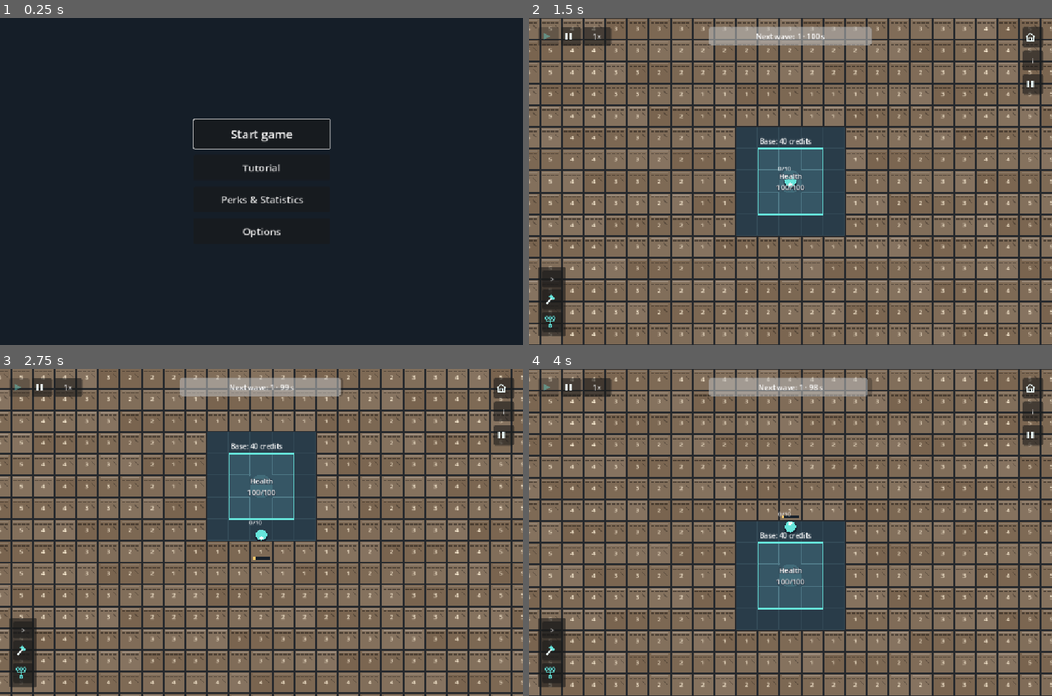
Above: before the commit, frames 1-4 (two rows, left to right).
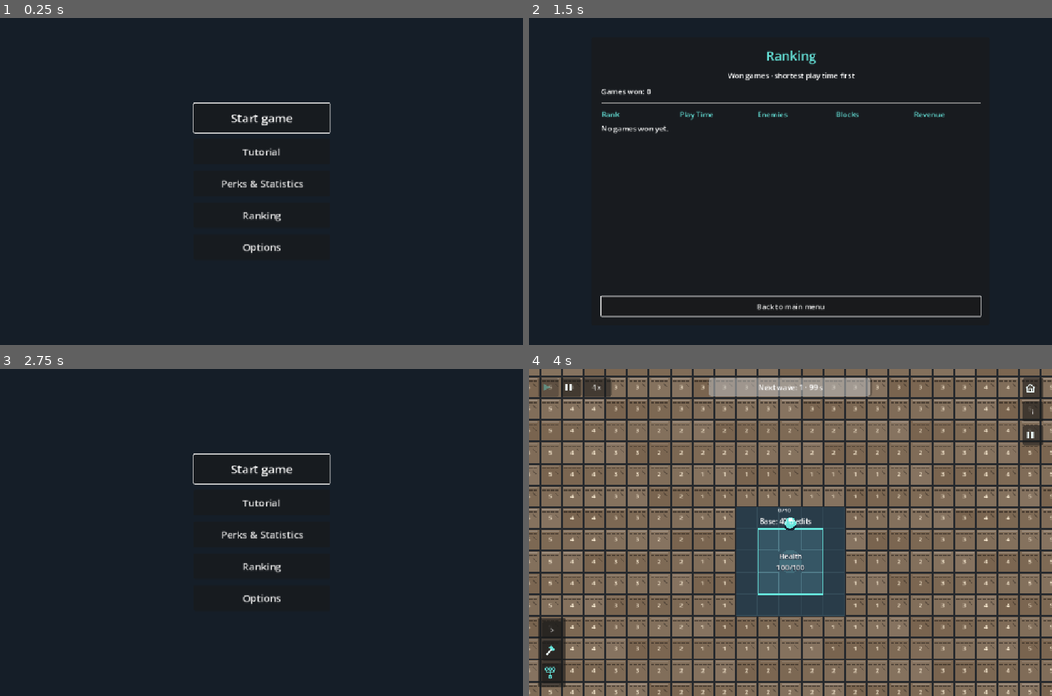
Above: after the commit, the same moments.

Repository: FutuRazor/miner
Game: Godot game, scene res://scenes/start_menu.tscn
Same seed, same stepped clock (60 frames per second), same inputs: the game is played once before the commit and once after it.
Inputs (mouse positions are in pixels of both pictures, inside the frame that each line leads up to):
- Up to frame 1 (0.25 s): no input
- Up to frame 2 (1.5 s): click (790, 214) at 0.5 s, where only the run after the commit has a clickable "Ranking"; click (790, 132) at 1.25 s, where only the run before the commit has a clickable "Start game"
- Up to frame 3 (2.75 s): click (261, 656) at 2 s, where only the run after the commit has a clickable "Back to main menu"
- Up to frame 4 (4 s): click (790, 470) at 2.75 s, where only the run after the commit has a clickable "Start game"; tap Enter at 3.5 s; move the mouse to (764, 597) at 3.52 s; hold Up (ui_up) from 3.53 s (still down); tap E at 3.6 s; click (764, 597) at 3.67 s; tap Space at 3.77 s

The runs differ from the first frame. In frame 1, 1.6% of the frame differs, in the area x 36-64%, y 25-73%; in frame 2, 84%, in the area x 0-100%, y 0-100%; in frame 3, 84%; in frame 4, 33%.

Commit message:
Add ranking feature with victory tracking and UI integration
- Implemented a new ranking screen to display won games sorted by shortest playtime.
- Added functionality to record victories in the meta stats, including duration, enemies defeated, blocks mined, and revenue.
- Updated localization files to include new strings for ranking and victory messages.
- Modified the start menu to include a button for accessing the ranking screen.
- Enhanced the world script to record victories upon game completion.
- Created a new scene for the ranking screen and connected it to the main game flow.
- Added tests to ensure the ranking system works correctly, including victory recording and UI navigation.

Diff:
--- /dev/null
+++ b/scenes/ranking.tscn
@@ -0,0 +1,12 @@
+[gd_scene load_steps=2 format=3]
+
+[ext_resource type="Script" path="res://scripts/ranking_screen.gd" id="1"]
+
+[node name="Ranking" type="Control"]
+layout_mode = 3
+anchors_preset = 15
+anchor_right = 1.0
+anchor_bottom = 1.0
+grow_horizontal = 2
+grow_vertical = 2
+script = ExtResource("1")
--- a/scenes/start_menu.tscn
+++ b/scenes/start_menu.tscn
@@ -51,6 +51,12 @@
 theme_override_font_sizes/font_size = 22
 text = "Perks & Statistik"
 
+[node name="RankingButton" type="Button" parent="Center/Menu"]
+custom_minimum_size = Vector2(300, 56)
+layout_mode = 2
+theme_override_font_sizes/font_size = 22
+text = "Ranking"
+
 [node name="OptionsButton" type="Button" parent="Center/Menu"]
 custom_minimum_size = Vector2(300, 56)
 layout_mode = 2
@@ -61,3 +67,5 @@
 [connection signal="pressed" from="Center/Menu/TutorialButton" to="." method="_start_tutorial"]
 [connection signal="pressed" from="Center/Menu/StatsButton" to="." method="_open_statistics"]
 [connection signal="pressed" from="Center/Menu/OptionsButton" to="." method="_open_options"]
+
+[connection signal="pressed" from="Center/Menu/RankingButton" to="." method="_open_ranking"]
--- a/scripts/meta_stats.gd
+++ b/scripts/meta_stats.gd
@@ -7,6 +7,7 @@
 var persistence_enabled := true
 var collected_by_hardness: Dictionary = {}
 var destroyed_by_hardness: Dictionary = {}
+var victories: Array = []
 var enemy_drones_defeated := 0
 var load_warning := ""
 var save_error := ""
@@ -34,6 +35,28 @@
 	_mark_dirty()
 
 
+func record_victory(duration: float, enemies: int, blocks: int, revenue: int) -> void:
+	victories.append({"duration": duration, "enemies": enemies, "blocks": blocks, "revenue": revenue})
+	victories.sort_custom(func(a: Dictionary, b: Dictionary) -> bool: return a.duration < b.duration)
+	_mark_dirty()
+	save_now()
+
+
+func _valid_victories(value: Variant) -> bool:
+	if not value is Array:
+		return false
+	for entry in value:
+		if not entry is Dictionary:
+			return false
+		var duration: Variant = entry.get("duration")
+		if not (typeof(duration) == TYPE_INT or typeof(duration) == TYPE_FLOAT) or not is_finite(float(duration)) or float(duration) < 0:
+			return false
+		for key in ["enemies", "blocks", "revenue"]:
+			if not _valid_count(entry.get(key)):
+				return false
+	return true
+
+
 func _mark_dirty() -> void:
 	if not dirty:
 		save_delay = 0.5
@@ -96,10 +119,13 @@
 	for key in parsed.destroyed_by_hardness:
 		if int(parsed.destroyed_by_hardness[key]) > int(parsed.collected_by_hardness.get(key, 0)):
 			return {}
+	if not _valid_victories(parsed.get("victories", [])):
+		return {}
 	return parsed
 
 
 func load_stats() -> void:
+	victories = []
 	collected_by_hardness = {}
 	destroyed_by_hardness = {}
 	enemy_drones_defeated = 0
@@ -114,6 +140,8 @@
 		if FileAccess.file_exists(storage_path) or FileAccess.file_exists(storage_path + ".bak"):
 			load_warning = tr("Die gespeicherte Statistik konnte nicht gelesen werden. Beschädigte Dateien bleiben zur Wiederherstellung erhalten.")
 		return
+	victories = snapshot.get("victories", [])
+	victories.sort_custom(func(a: Dictionary, b: Dictionary) -> bool: return a.duration < b.duration)
 	for key in snapshot.collected_by_hardness:
 		collected_by_hardness[key] = int(snapshot.collected_by_hardness[key])
 	for key in snapshot.destroyed_by_hardness:
@@ -132,7 +160,7 @@
 	var file := FileAccess.open(temporary, FileAccess.WRITE)
 	if file == null:
 		return _save_failed(FileAccess.get_open_error())
-	file.store_string(JSON.stringify({"version": SAVE_VERSION, "collected_by_hardness": collected_by_hardness, "destroyed_by_hardness": destroyed_by_hardness, "enemy_drones_defeated": enemy_drones_defeated}, "\t"))
+	file.store_string(JSON.stringify({"version": SAVE_VERSION, "victories": victories, "collected_by_hardness": collected_by_hardness, "destroyed_by_hardness": destroyed_by_hardness, "enemy_drones_defeated": enemy_drones_defeated}, "\t"))
 	file.flush()
 	error = file.get_error()
 	file.close()
--- /dev/null
+++ b/scripts/ranking_screen.gd
@@ -0,0 +1,81 @@
+extends "res://scripts/meta_stats_screen.gd"
+
+
+func _ready() -> void:
+	stats = get_node("/root/MetaStats")
+	stats.save_now()
+	var background := ColorRect.new()
+	background.color = Color("151e28")
+	background.mouse_filter = Control.MOUSE_FILTER_IGNORE
+	add_child(background)
+	background.set_anchors_and_offsets_preset(Control.PRESET_FULL_RECT)
+	var panel := PanelContainer.new()
+	add_child(panel)
+	panel.anchor_left = 0.12
+	panel.anchor_right = 0.88
+	panel.anchor_top = 0.06
+	panel.anchor_bottom = 0.94
+	var margin := MarginContainer.new()
+	for side in ["left", "top", "right", "bottom"]:
+		margin.add_theme_constant_override("margin_" + side, 20)
+	panel.add_child(margin)
+	var content := VBoxContainer.new()
+	content.add_theme_constant_override("separation", 12)
+	margin.add_child(content)
+	var title := Label.new()
+	title.text = tr("Ranking")
+	title.horizontal_alignment = HORIZONTAL_ALIGNMENT_CENTER
+	title.add_theme_font_size_override("font_size", 28)
+	title.add_theme_color_override("font_color", Color("66e5db"))
+	content.add_child(title)
+	var subtitle := Label.new()
+	subtitle.text = tr("Gewonnene Partien · kürzeste Spielzeit zuerst")
+	subtitle.horizontal_alignment = HORIZONTAL_ALIGNMENT_CENTER
+	content.add_child(subtitle)
+	summary = Label.new()
+	content.add_child(summary)
+	content.add_child(HSeparator.new())
+	var scroll := ScrollContainer.new()
+	scroll.size_flags_vertical = Control.SIZE_EXPAND_FILL
+	scroll.horizontal_scroll_mode = ScrollContainer.SCROLL_MODE_DISABLED
+	content.add_child(scroll)
+	grid = GridContainer.new()
+	grid.columns = 5
+	grid.size_flags_horizontal = Control.SIZE_EXPAND_FILL
+	grid.add_theme_constant_override("h_separation", 24)
+	grid.add_theme_constant_override("v_separation", 8)
+	scroll.add_child(grid)
+	notice = Label.new()
+	notice.autowrap_mode = TextServer.AUTOWRAP_WORD_SMART
+	notice.add_theme_font_size_override("font_size", 13)
+	content.add_child(notice)
+	back_button = Button.new()
+	back_button.text = tr("Zurück zum Hauptmenü")
+	back_button.custom_minimum_size.y = 44
+	content.add_child(back_button)
+	back_button.pressed.connect(_back)
+	back_button.grab_focus()
+	stats.changed.connect(_refresh)
+	_refresh()
+
+
+func _refresh() -> void:
+	summary.text = tr("Gewonnene Spiele: %d") % stats.victories.size()
+	for child in grid.get_children():
+		grid.remove_child(child)
+		child.queue_free()
+	for heading in [tr("Platz"), tr("Spielzeit"), tr("Gegner"), tr("Blöcke"), tr("Einnahmen")]:
+		_add_cell(heading, true)
+	for index in stats.victories.size():
+		var entry: Dictionary = stats.victories[index]
+		var seconds := int(entry.duration)
+		_add_cell(str(index + 1))
+		_add_cell("%02d:%02d" % [seconds / 60, seconds % 60])
+		_add_cell(str(int(entry.enemies)))
+		_add_cell(str(int(entry.blocks)))
+		_add_cell("$%d" % int(entry.revenue))
+	if stats.victories.is_empty():
+		_add_cell(tr("Noch keine gewonnenen Spiele."))
+	notice.text = stats.save_error if not stats.save_error.is_empty() else stats.load_warning
+	notice.visible = not notice.text.is_empty()
+	notice.add_theme_color_override("font_color", Color("f4c86b"))
--- a/scripts/start_menu.gd
+++ b/scripts/start_menu.gd
@@ -16,7 +16,7 @@
 				focused.pressed.emit()
 		elif event.keycode in [KEY_W, KEY_S]:
 			var focused := get_viewport().gui_get_focus_owner()
-			var buttons := [$Center/Menu/StartButton, $Center/Menu/TutorialButton, $Center/Menu/StatsButton, $Center/Menu/OptionsButton]
+			var buttons := [$Center/Menu/StartButton, $Center/Menu/TutorialButton, $Center/Menu/StatsButton, $Center/Menu/RankingButton, $Center/Menu/OptionsButton]
 			var direction := -1 if event.keycode == KEY_W else 1
 			buttons[posmod(buttons.find(focused) + direction, buttons.size())].grab_focus()
 			get_viewport().set_input_as_handled()
@@ -34,6 +34,10 @@
 	_change_scene("res://scenes/meta_stats.tscn")
 
 
+func _open_ranking() -> void:
+	_change_scene("res://scenes/ranking.tscn")
+
+
 func _open_options() -> void:
 	_change_scene("res://scenes/options.tscn")
 
--- a/scripts/world.gd
+++ b/scripts/world.gd
@@ -17,6 +17,7 @@
 var base_health_label: Label
 var is_game_over := false
 var endless_freeplay := false
+var victory_recorded := false
 var round_duration := 0.0
 var enemies_neutralized := 0
 var sectors_mined := 0
@@ -1458,6 +1459,9 @@
 	if is_game_over:
 		return
 	is_game_over = true
+	if victory and has_mission_limit() and cleared_waves >= 20 and not victory_recorded:
+		victory_recorded = true
+		get_node("/root/MetaStats").record_victory(round_duration, enemies_neutralized, sectors_mined, total_revenue)
 	get_node("/root/MetaStats").save_now()
 	get_node("GameUI").show_pause_badge(false)
 	_set_build_mode(BuildMode.PLAY)
--- /dev/null
+++ b/tests/ranking_test.gd
@@ -0,0 +1,63 @@
+extends SceneTree
+
+
+func _initialize() -> void:
+	call_deferred("_run")
+
+
+func _settle() -> void:
+	for frame in 4:
+		await process_frame
+
+
+func _run() -> void:
+	TranslationServer.set_locale("de")
+	var stats = root.get_node("MetaStats")
+	stats.persistence_enabled = false
+	stats.victories = []
+	assert(change_scene_to_file("res://scenes/start_menu.tscn") == OK)
+	await _settle()
+	current_scene.get_node("Center/Menu/RankingButton").pressed.emit()
+	await _settle()
+	assert(current_scene.name == "Ranking")
+	assert(current_scene.summary.text.ends_with("0"))
+	assert(current_scene.back_button.has_focus())
+	current_scene._back()
+	await _settle()
+	assert(current_scene.name == "StartMenu")
+	assert(change_scene_to_file("res://scenes/main.tscn") == OK)
+	await _settle()
+	var world = current_scene
+	world.round_duration = 100.25
+	world.spawned_waves = 20
+	world.cleared_waves = 19
+	world.wave_alive = {20: 1}
+	world._on_enemy_destroyed(20)
+	assert(stats.victories.size() == 1)
+	world._end_game(true)
+	assert(stats.victories.size() == 1)
+	world.continue_endless()
+	await _settle()
+	world.damage_base(100)
+	assert(stats.victories.size() == 1)
+	stats.record_victory(60.5, 4, 5, 6)
+	stats.record_victory(100.1, 7, 8, 9)
+	assert(stats.victories[0].duration == 60.5)
+	assert(stats.victories[1].duration == 100.1)
+	assert(stats.victories[2].duration == 100.25)
+	paused = false
+	assert(change_scene_to_file("res://scenes/ranking.tscn") == OK)
+	await _settle()
+	assert(current_scene.grid.get_child(6).text == "01:00")
+	var store = load("res://scripts/meta_stats.gd").new()
+	store.storage_path = "res://.godot/ranking_tests/%d/stats.json" % OS.get_process_id()
+	root.add_child(store)
+	store.record_victory(99.5, 42, 20, 200)
+	assert(store.save_error.is_empty())
+	store.load_stats()
+	assert(store.victories.size() == 1 and store.victories[0].duration == 99.5)
+	assert(store.victories[0].enemies == 42)
+	assert(not store._valid_victories([{"duration": -1}]))
+	store.queue_free()
+	print("PASS: ranking menu, empty state, one entry per main-stage victory, endless exclusion, exact sorting and persistence")
+	quit()
Not shown, changed: localization/de.po
Not shown, changed: localization/en.po
Not shown, changed: localization/messages.pot
